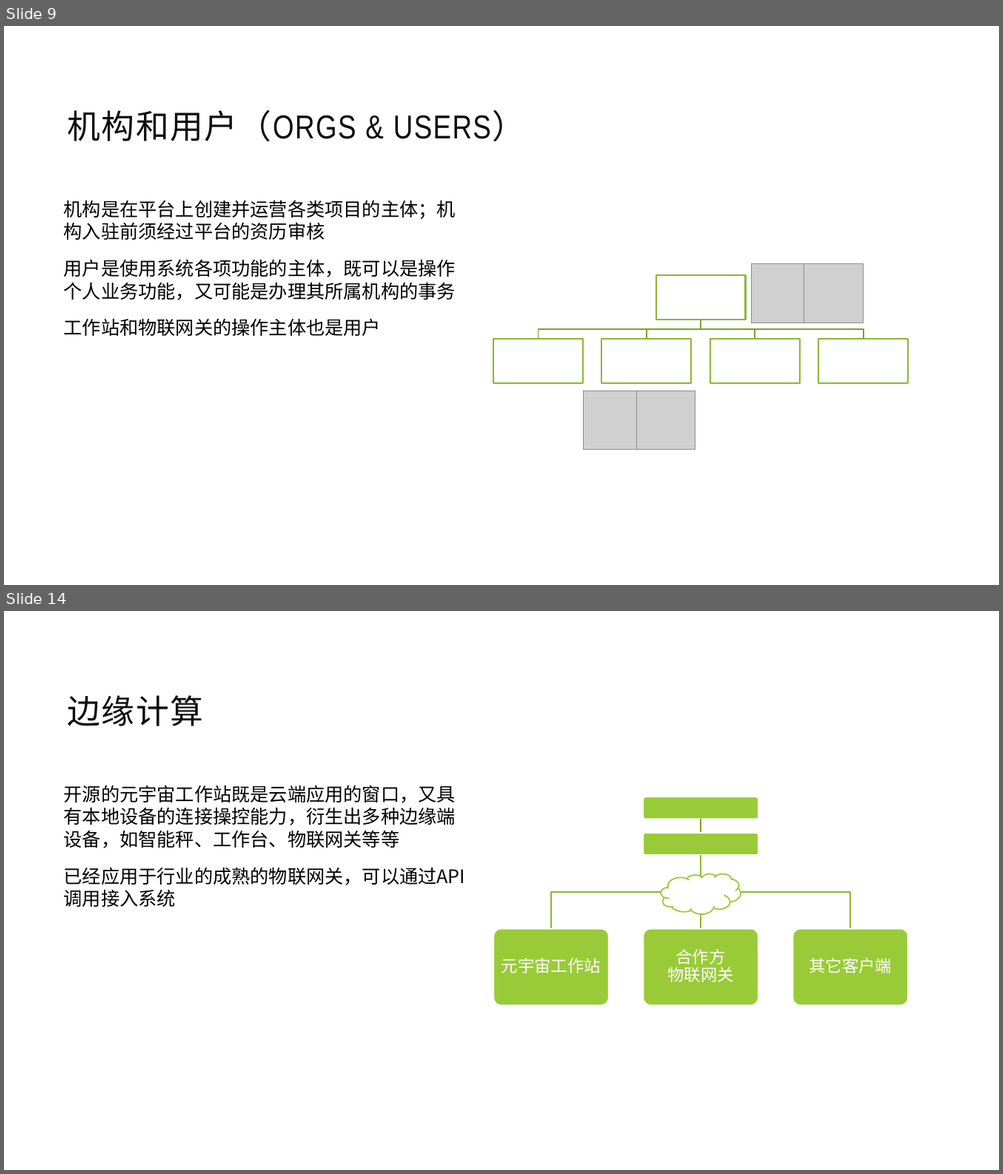
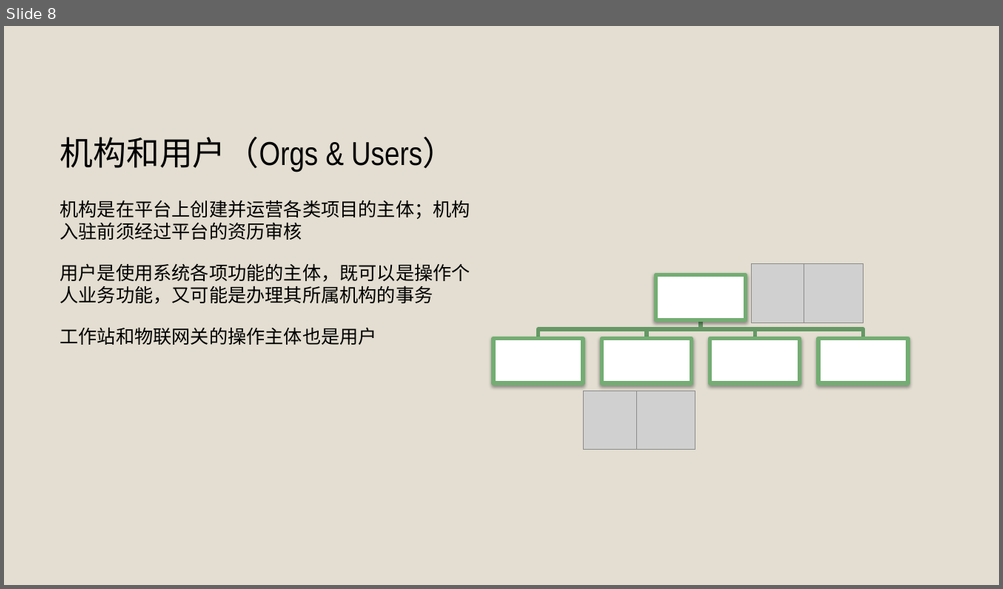
Before and after one commit to jzgi/chainfx, a slide deck: Docs/品链框架.pptx. Shown one above the other, each under a label of ours: slides 9 and 14 before the commit, slide 8 after it; the slides between them are not shown. The pictures are 1003x1174 and 1003x589 pixels, drawn with LibreOffice and Linux fonts; fonts in the diff are those of the drawing; grey boxes stand for pictures. Boxes give left, top, right and bottom in pixels: in the first picture for what was removed or moved away, otherwise in the second. Text is boxed around its words. In the diff, an @@ line names an element or a change of style, - is before the commit and + after.

```diff
--- a/Docs/品链框架.pptx
+++ b/Docs/品链框架.pptx
@@ slide 14 removed at bbox=[4, 611, 999, 1170], background #FFFFFF @@
@@ title removed at bbox=[68, 695, 204, 726] @@
-边缘计算
@@ text removed at bbox=[64, 785, 466, 886] @@
-开源的元宇宙工作站既是云端应用的窗口，又具有本地设备的连接操控能力，衍生出多种边缘端设备，如智能秤、工作台、物联网关等等
-已经应用于行业的成熟的物联网关，可以通过API调用接入系统
@@ cloud removed at bbox=[660, 874, 740, 914] @@
@@ group removed at bbox=[493, 797, 908, 1005]: 5 rounded rectangles, 4 freeform shapes, 3 texts @@
-元宇宙工作站
-合作方
-物联网关
-其它客户端
@@ what was slide 9 is now slide 8 @@
@@ slide 8 changed as well @@
@@ background #FFFFFF to #E3DED1 @@
@@ title "机构和用户（Orgs & Users）" at bbox=[60, 137, 455, 173]: vertical alignment middle to bottom @@
@@ title at bbox=[60, 137, 455, 173]: text changed; text colour #0D0D0D to #000000 @@
-机构和用户（ORGS & USERS）
+机构和用户（Orgs & Users）
@@ text "机构是在平台上创建并运营各类项目的主体；机构入驻前须经过平台的资历审核" at bbox=[60, 200, 470, 345]: more space between paragraphs @@
@@ outline #7BA32D 1.25 pt to #669966 3.78 pt in 4 elements at bbox=[701, 320, 864, 338], bbox=[701, 320, 755, 338], bbox=[646, 320, 701, 338], bbox=[538, 320, 701, 338] @@
@@ outline #8BB833 1.5 pt to #73AD73 3.82 pt; shadow on in 5 elements at bbox=[656, 275, 745, 320], bbox=[493, 338, 583, 383], bbox=[602, 338, 691, 383], bbox=[710, 338, 800, 383], bbox=[819, 338, 908, 383] @@
```
Also in this commit, not shown: 4 other slides changed, 3 slides added, 15 other slides removed, 1 other file.
